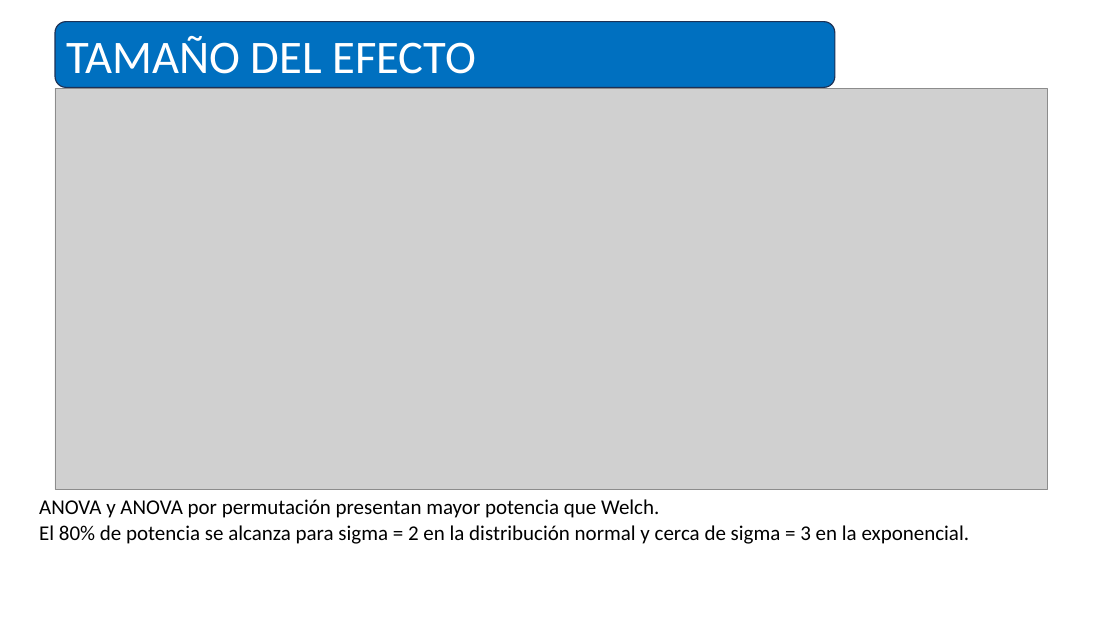
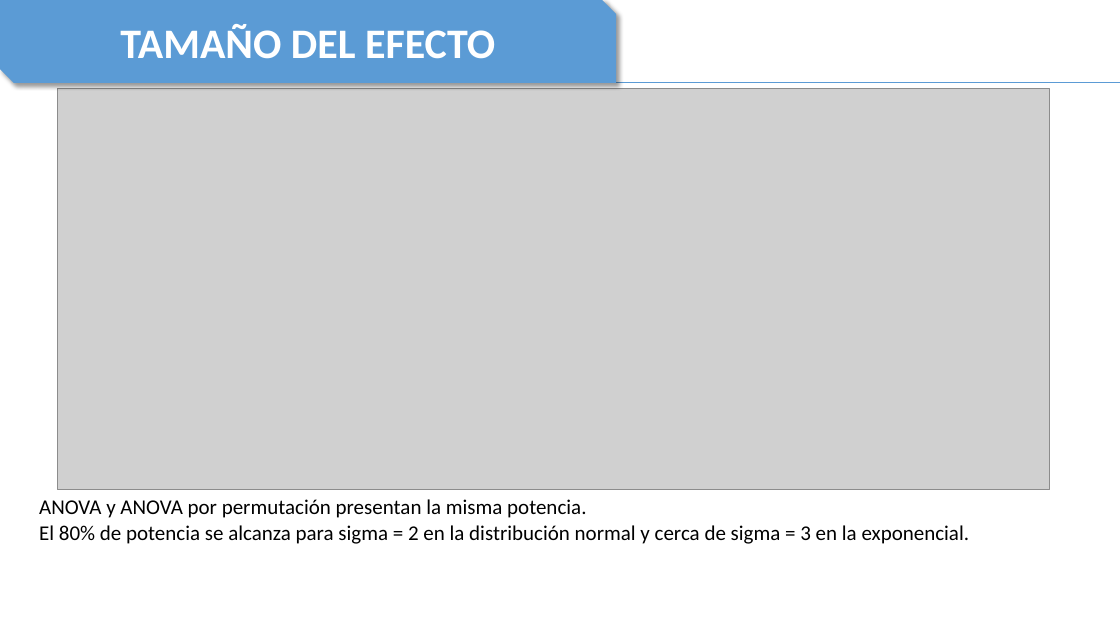
Before and after one commit to TheNaranjero/sae-2026, a slide deck: slide 12 of Presentation1.pptx (slide 9 before the commit). Drawn at 1120x630 pixels with LibreOffice and Linux fonts; fonts in the diff are those of the drawing; grey boxes stand for pictures. Boxes give left, top, right and bottom in pixels: in the first picture for what was removed or moved away, otherwise in the second. Text is boxed around its words. In the diff, an @@ line names an element or a change of style, - is before the commit and + after.

```diff
--- a/Presentation1.pptx
+++ b/Presentation1.pptx
@@ snip diag rect "TAMAÑO DEL EFECTO": place and size @@
-snip diag rect "TAMAÑO DEL EFECTO" at [55,22,834,87]
+snip diag rect "TAMAÑO DEL EFECTO" at [0,0,616,83]
@@ snip diag rect "TAMAÑO DEL EFECTO" at [0,0,616,83]: size 40 to 36 pt, bold on; alignment left to centre; rounded rectangle to snip diag rect; fill #0070C0 to #5B9BD5; outline #1E3256 1 pt to none; shadow on @@
@@ line added from (19, 82) to (1120, 82), #5B9BD5 0.5 pt @@
@@ text at [39,499,586,518]: text changed @@
-ANOVA y ANOVA por permutación presentan mayor potencia que Welch.
+ANOVA y ANOVA por permutación presentan la misma potencia.
```
Also in this commit, not shown: 7 other slides changed, 9 slides added, 4 slides removed, 9 other files.
